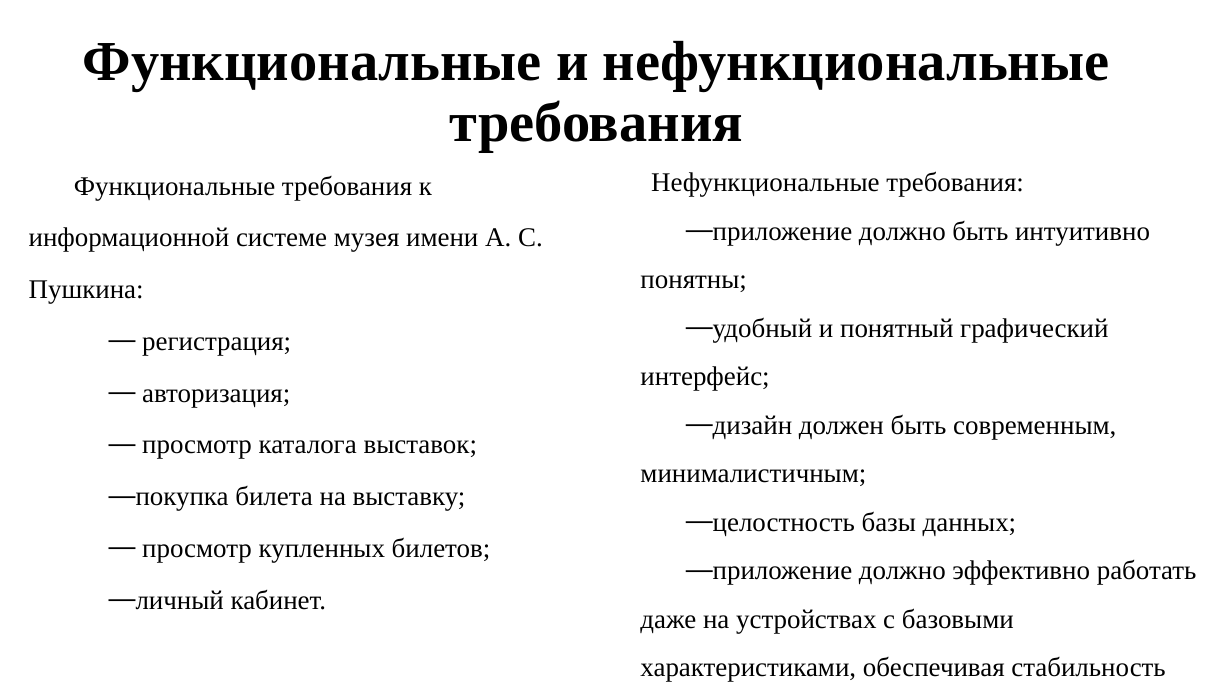
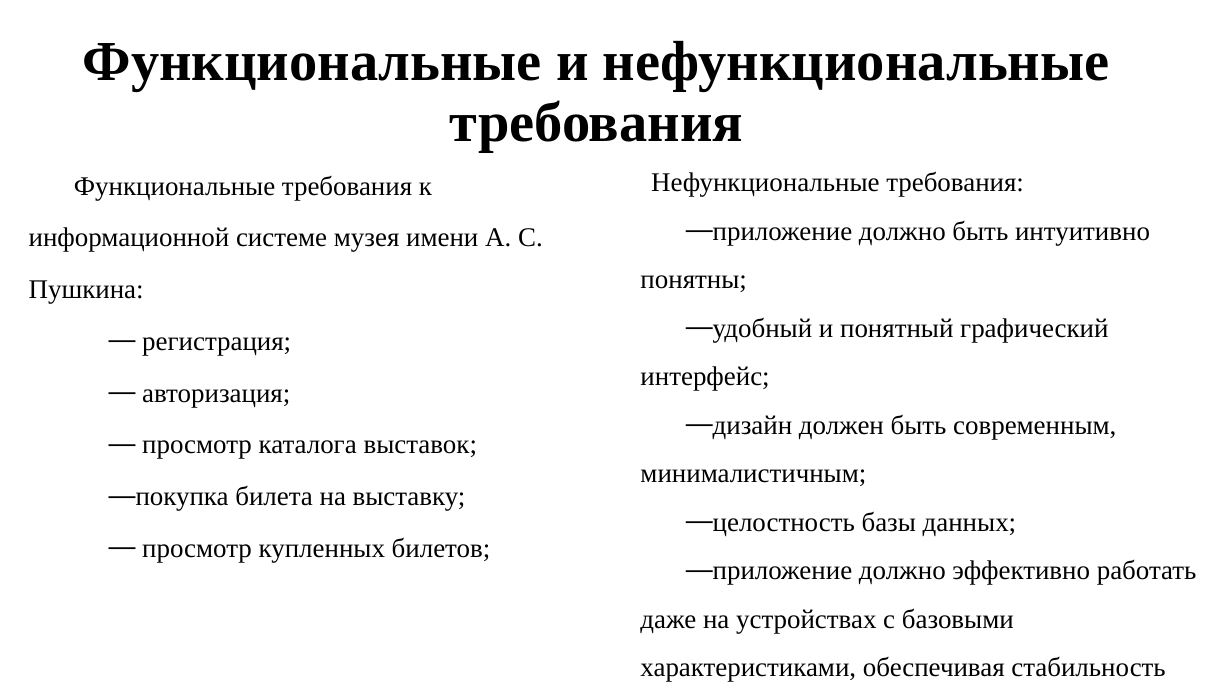
Before and after one commit to ELITEPROGRAMMISTIKI/muzey, a slide deck: slide 3 of КП/Презентация курсового проекта🩲.pptx. Drawn at 1232x693 pixels with LibreOffice and Linux fonts; fonts in the diff are those of the drawing. Boxes give left, top, right and bottom in pixels: in the first picture for what was removed or moved away, otherwise in the second. Text is boxed around its words. In the diff, an @@ line names an element or a change of style, - is before the commit and + after.

```diff
--- a/КП/Презентация курсового проекта🩲.pptx
+++ b/КП/Презентация курсового проекта🩲.pptx
@@ text at (136, 589, 327, 610): paragraph removed @@
-— личный кабинет.
```
Also in this commit, not shown: 1 other slide changed.
